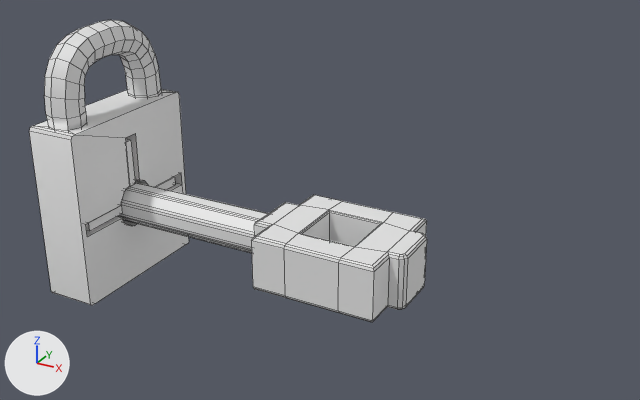
One commit to the OBJ model Assets/Visual/3D/Game_Element/Padlock_And_Key/Porta_Cadeado_E_Chave.obj: the scene before it, then after it.
Both versions are drawn from a 50 mm camera at (0.932, -2.148, 1.482) aimed at (0.509, -1.379, 1.098). Every picture has the same lights, and +X, +Y and +Z are marked at lower left. Mesh edges are drawn as thin lines. Where no turn or scale is listed for an object, it has been applied to the vertices.

In view in the first picture: 'Cadeado', 'Chave'.
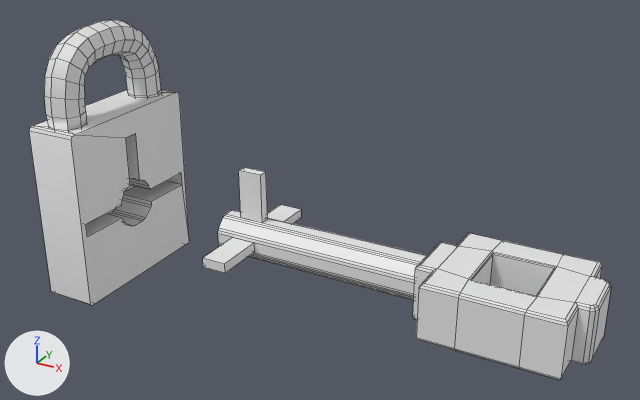
The newer file is also rescaled (x0.298), turned or shifted as a whole; pictures and numbers use the older file's frame.

The change in detail:
me_chave has 208 vertices, 176 faces and spans x 0.2..0.625, y -1.461..-1.3, z 1.008..1.121.
me_chave is used by ob_chave; location (0.0, 0.0, 0.0).
me_chave part 1: the whole mesh is moved by (0.191, -0.002, -0.004).

Pixel boxes [x1, y1, x2, y2] of what changed, in the pictures (640 x 400 px):
'Chave', mesh moved
    before: [86, 138, 427, 322]
    after: [203, 167, 611, 380]
